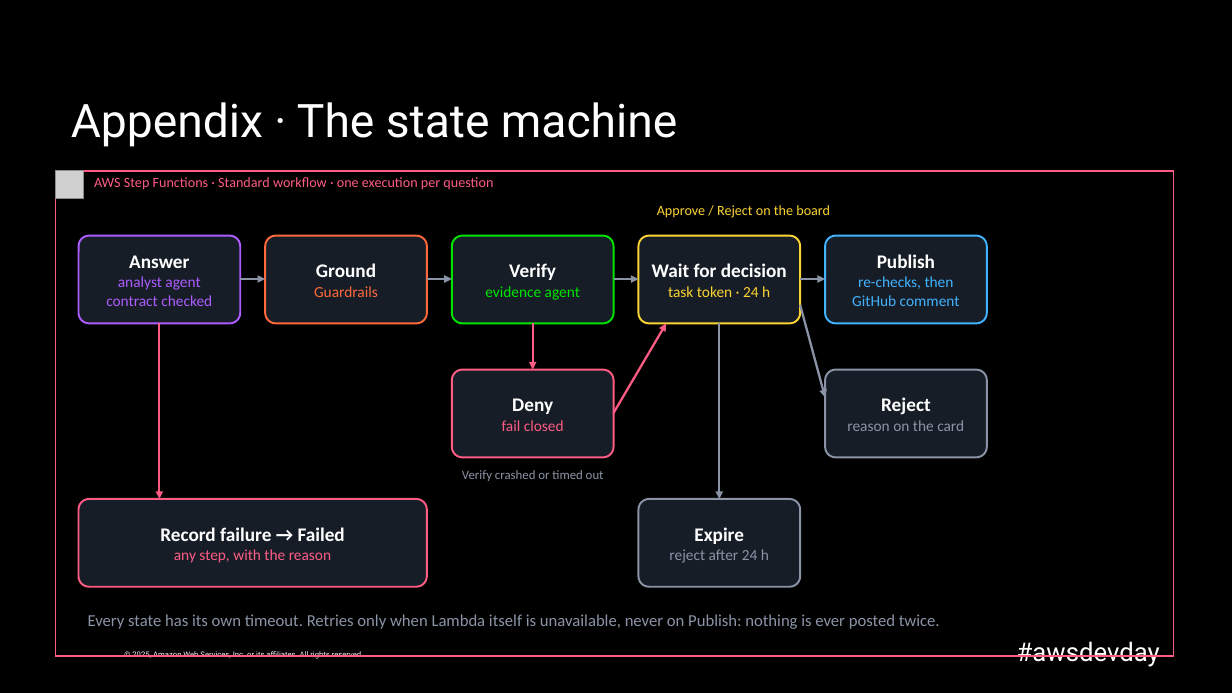
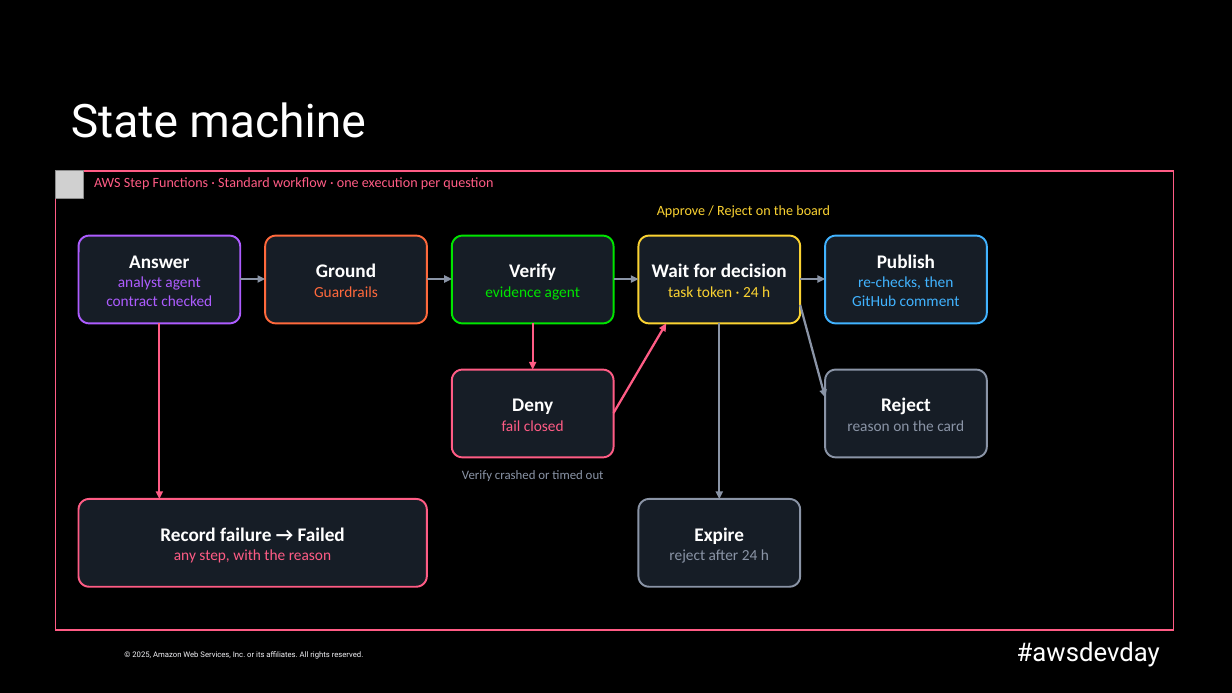
Before and after one commit to caroline-cah/lakehouse-harness, a slide deck: slide 16 of talk/harness-engineering-live.pptx (slide 38 before the commit). Drawn at 1232x693 pixels with LibreOffice and Linux fonts; fonts in the diff are those of the drawing; grey boxes stand for pictures; background and template pictures are left out. Boxes give left, top, right and bottom in pixels: in the first picture for what was removed or moved away, otherwise in the second. Text is boxed around its words. In the diff, an @@ line names an element or a change of style, - is before the commit and + after.

```diff
--- a/talk/harness-engineering-live.pptx
+++ b/talk/harness-engineering-live.pptx
@@ title at <box>71,102,365,138</box>: text changed @@
-Appendix · The state machine
+State machine
@@ rectangle: place and size @@
-rectangle at <box>55,171,1174,656</box>
+rectangle at <box>55,171,1174,630</box>
@@ text removed at <box>88,614,940,629</box> @@
-Every state has its own timeout. Retries only when Lambda itself is unavailable, never on Publish: nothing is ever posted twice.
```
Also in this commit, not shown: 15 other slides changed, 16 slides added, 20 slides removed, 2 other files.
